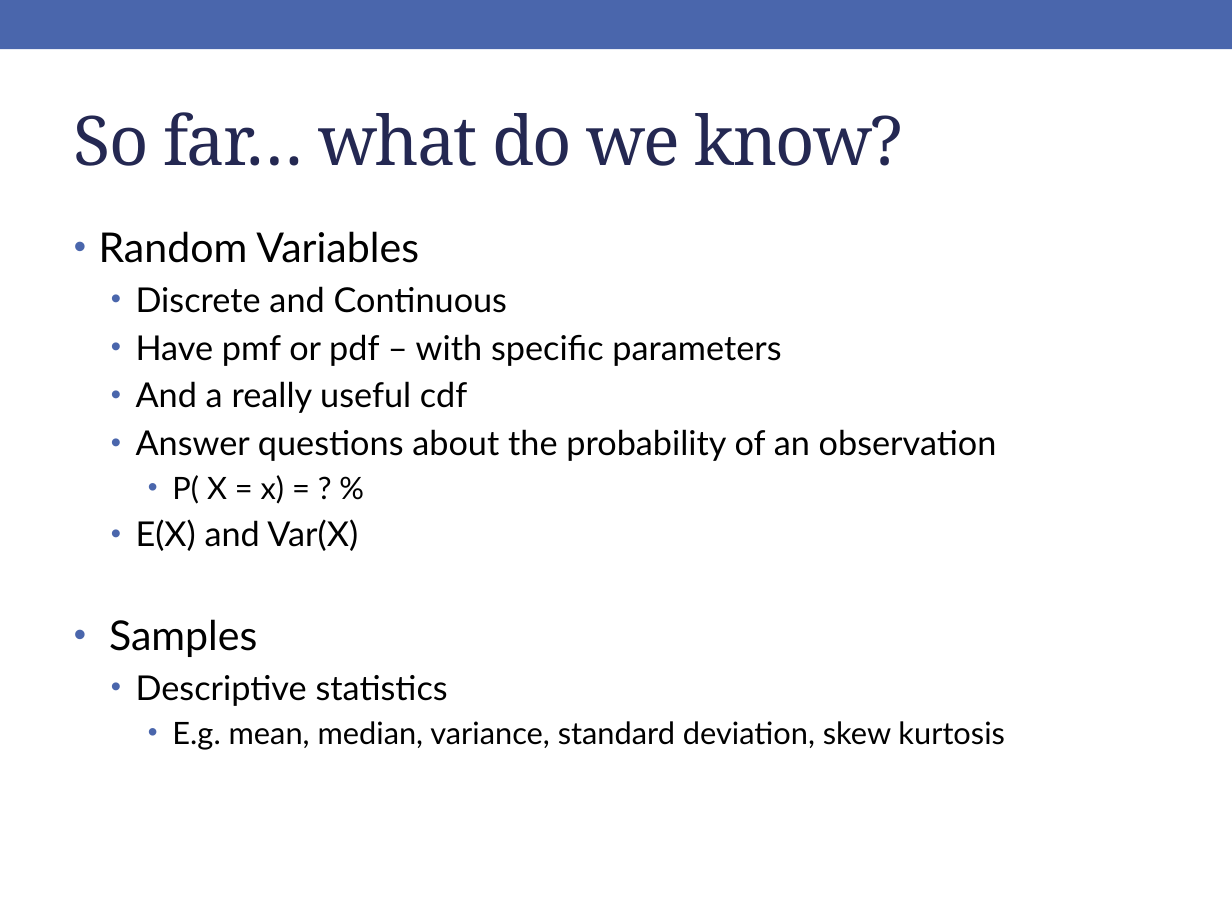
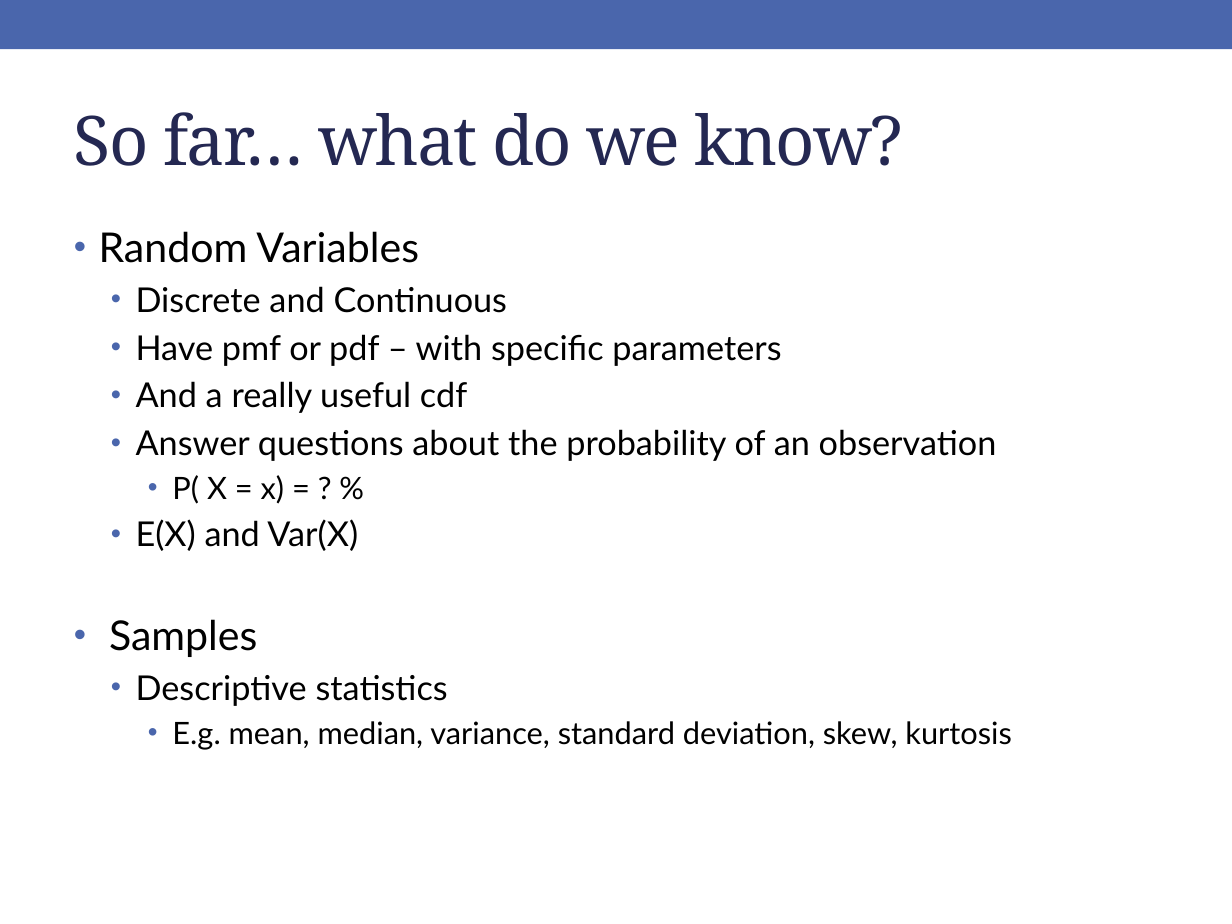
Before and after one commit to rebeccal/ohsu-math630, a slide deck: slide 2 of slides/cm041.pptx. Drawn at 1232x924 pixels with LibreOffice and Linux fonts; fonts in the diff are those of the drawing. Boxes give left, top, right and bottom in pixels: in the first picture for what was removed or moved away, otherwise in the second. Text is boxed around its words. In the diff, an @@ line names an element or a change of style, - is before the commit and + after.

```diff
--- a/slides/cm041.pptx
+++ b/slides/cm041.pptx
@@ text at [172,721,1012,750]: text changed @@
-    • E.g. mean, median, variance, standard deviation, skew kurtosis
+    • E.g. mean, median, variance, standard deviation, skew, kurtosis
```
Also in this commit, not shown: 1 other slide changed, 33 other files.
